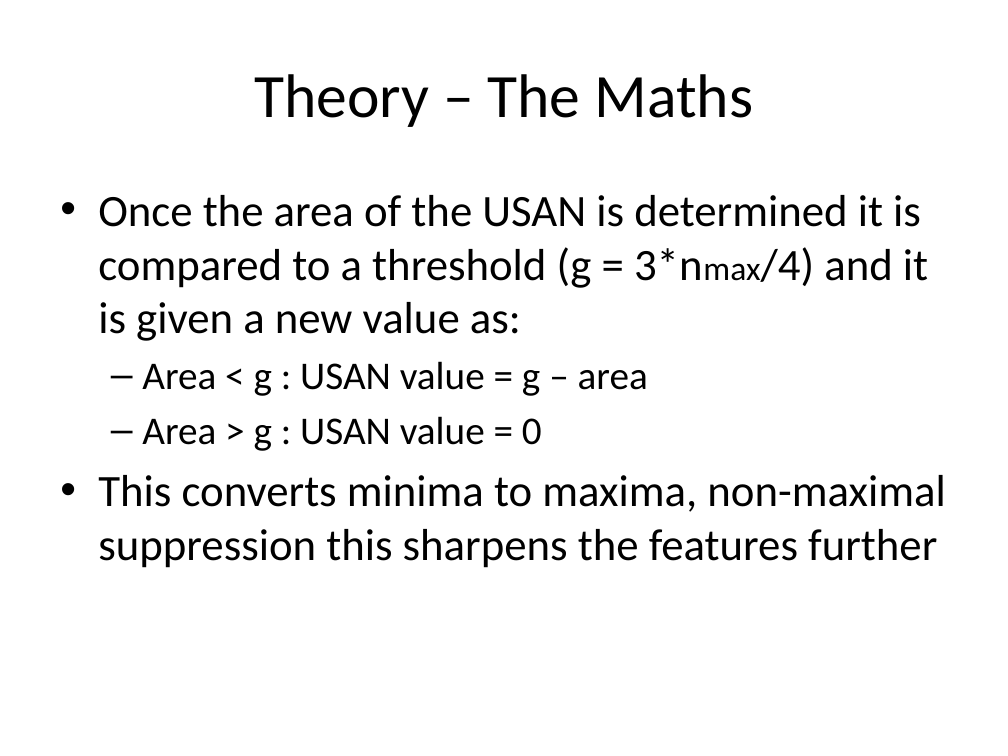
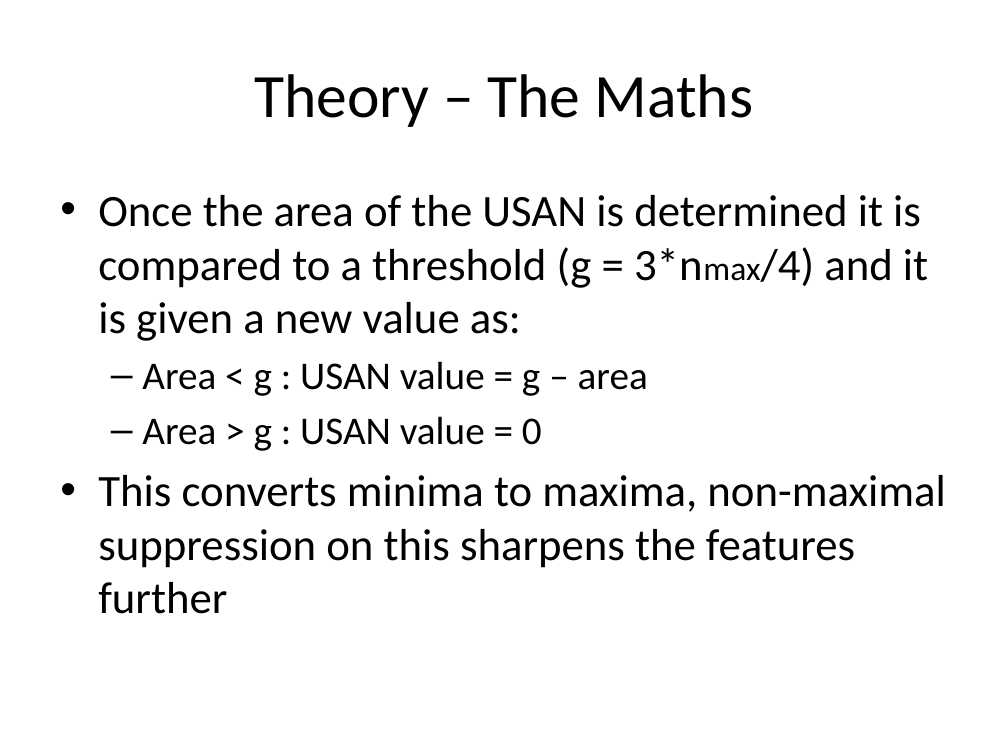
Before and after one commit to michaelwh/susanedge, a slide deck: slide 6 of susanedge-presentation.pptx. Drawn at 1008x756 pixels with LibreOffice and Linux fonts; fonts in the diff are those of the drawing. Boxes give left, top, right and bottom in pixels: in the first picture for what was removed or moved away, otherwise in the second. Text is boxed around its words. In the diff, an @@ line names an element or a change of style, - is before the commit and + after.

```diff
--- a/susanedge-presentation.pptx
+++ b/susanedge-presentation.pptx
@@ text at (98, 475, 945, 614): text changed @@
-• This converts minima to maxima, non-maximal suppression this sharpens the features further
+• This converts minima to maxima, non-maximal suppression on this sharpens the features further
```
Also in this commit, not shown: 7 other slides changed, 14 slides added, 2 slides removed.
